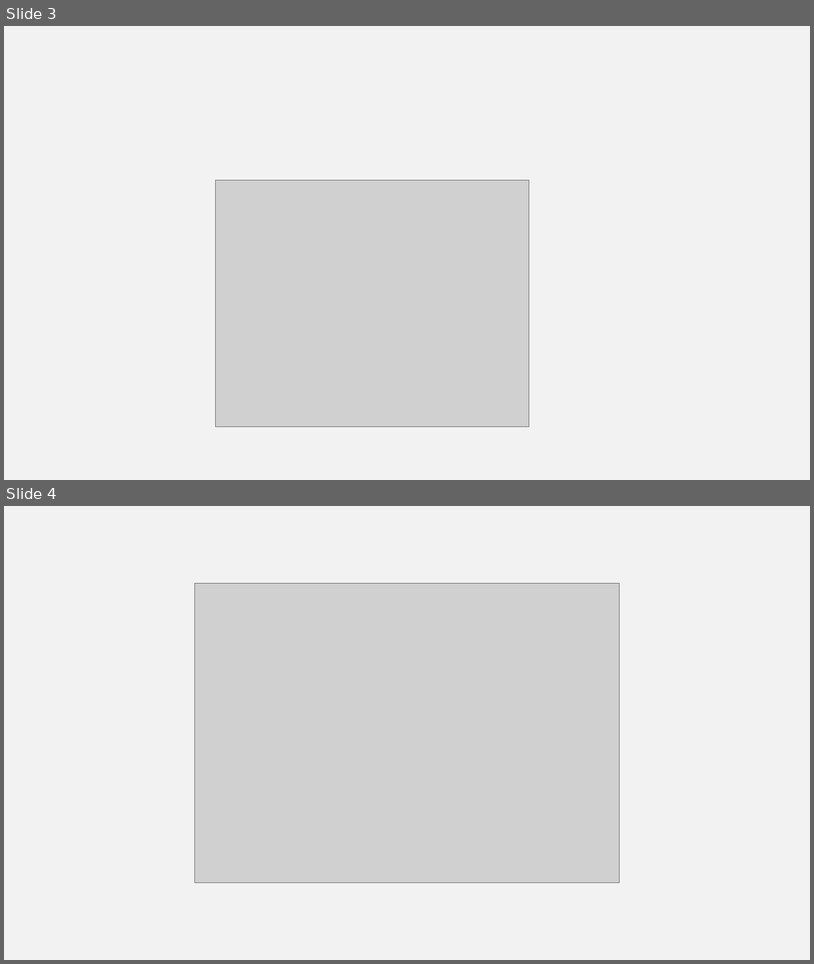
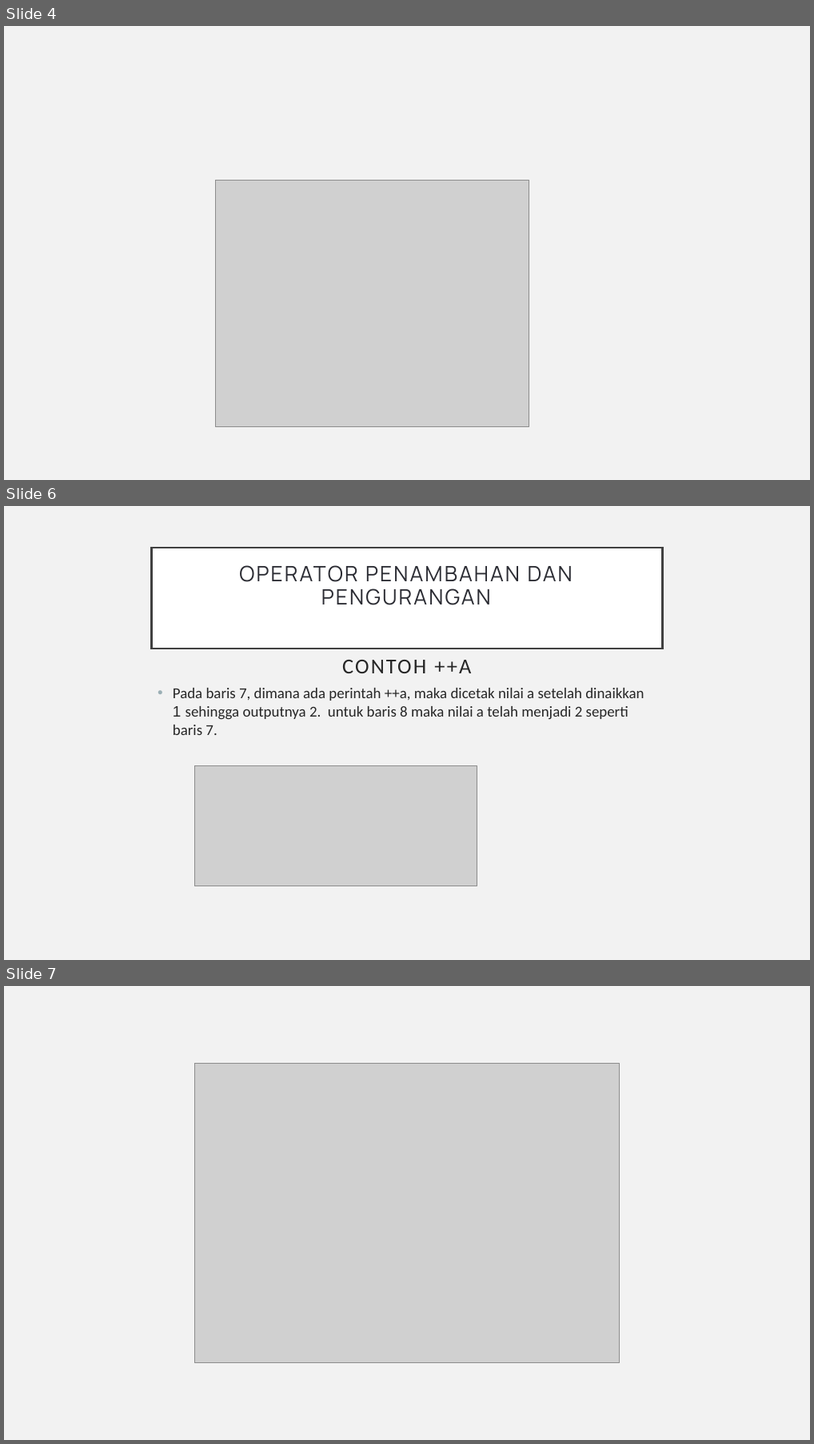
Before and after one commit to adithairun/materi-cpp, a slide deck: dunia ilkom/5 Jenis-jenis Operator Aritmatika Bahasa C++.pptx. Shown one above the other, each under a label of ours: slides 3 and 4 before the commit, slides 4, 6 and 7 after it; the slides between them are not shown. The pictures are 814x964 and 814x1444 pixels, drawn with LibreOffice and Linux fonts; fonts in the diff are those of the drawing; grey boxes stand for pictures. Boxes give left, top, right and bottom in pixels: in the first picture for what was removed or moved away, otherwise in the second. Text is boxed around its words. In the diff, an @@ line names an element or a change of style, - is before the commit and + after.

```diff
--- a/dunia ilkom/5 Jenis-jenis Operator Aritmatika Bahasa C++.pptx
+++ b/dunia ilkom/5 Jenis-jenis Operator Aritmatika Bahasa C++.pptx
@@ slide 6 added at (4, 506, 810, 960), background #F2F2F2 @@
@@ title added at (152, 548, 662, 648), fill #FFFFFF, outline #404040 2.5 pt, 25.2 pt, text #2B2C33 @@
+OPERATOR PENAMBAHAN DAN PENGURANGAN
+CONTOH ++A
@@ text added at (173, 688, 644, 735), 18 pt, text #262626 @@
+• Pada baris 7, dimana ada perintah ++a, maka dicetak nilai a setelah dinaikkan 1 sehingga outputnya 2. untuk baris 8 maka nilai a telah menjadi 2 seperti baris 7.
@@ picture added at (195, 766, 477, 886) @@
@@ what was slide 3 is now slide 4 @@
@@ what was slide 4 is now slide 7 @@
```
Also in this commit, not shown: 2 other slides added, 4 other files.
